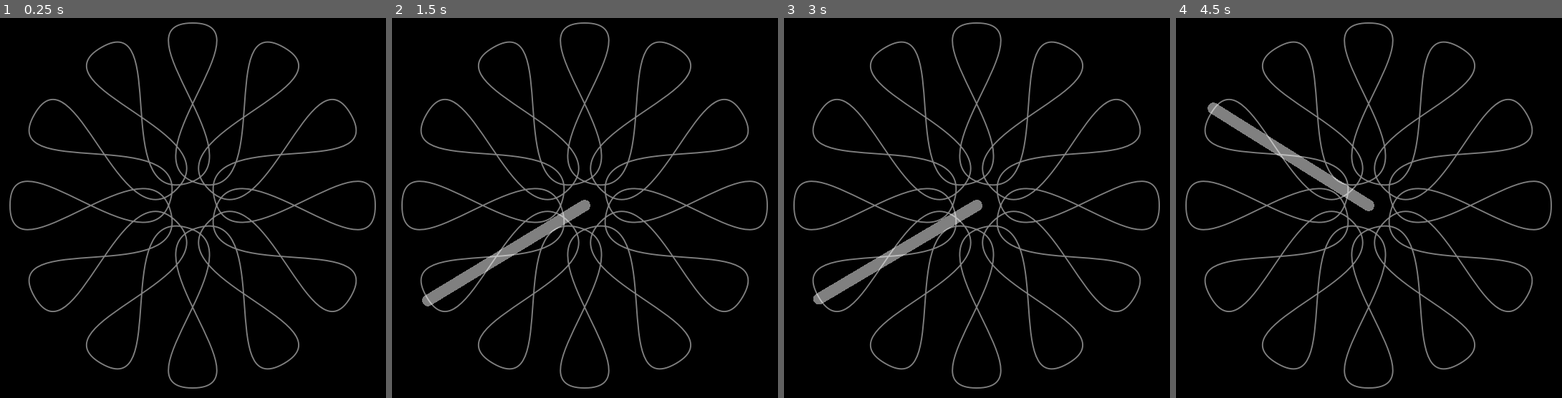
Above: before the commit, frames 1-4 (left to right).
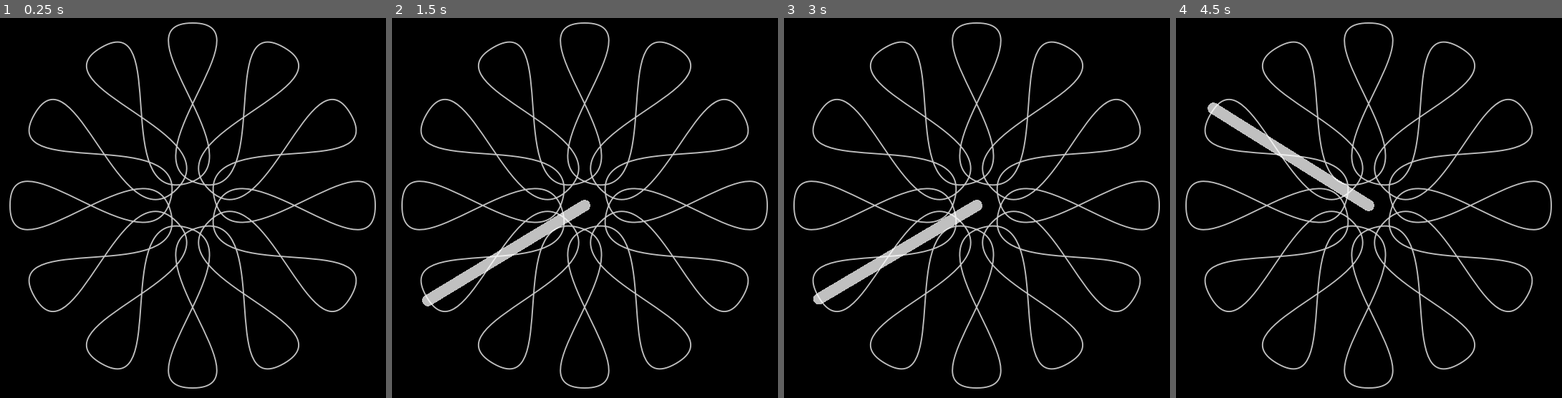
Above: after the commit, the same moments.

Repository: Saegor/chroma
Game: Godot game, scene res://Main.tscn
The game is run twice, just before and just after one commit, with the same random seed, the same clock (stepped at 60 frames per second) and the same inputs.
Inputs (mouse positions are in pixels of both pictures, inside the frame that each line leads up to):
- Up to frame 1 (0.25 s): no input
- Up to frame 2 (1.5 s): tap Enter at 0.5 s; move the mouse to (685, 181) at 0.52 s; click (685, 181) at 0.67 s; drag from (492, 227) to (561, 295) at 1.27 s
- Up to frame 3 (3 s): move the mouse to (1023, 105) at 2.02 s; click (1023, 105) at 2.17 s; drag from (953, 295) to (838, 135) at 2.77 s
- Up to frame 4 (4.5 s): move the mouse to (1507, 272) at 3.52 s; click (1507, 272) at 3.67 s; drag from (1230, 135) to (1299, 90) at 4.27 s

The runs differ from the first frame. In frame 1, 4.7% of the frame differs, in the area x 2-98%, y 1-98%; in frame 2, 6.1%; in frame 3, 6.1%; in frame 4, 6.1%.

Commit message:
Update 2

Diff:
--- a/Main.gd
+++ b/Main.gd
@@ -1,20 +1,20 @@
 extends Node
 
 
-var Note: PackedScene = load("res://Note.tscn")
+var Note: PackedScene = preload("res://Note.tscn")
 
 
 func _unhandled_input(event):
 
     if event is InputEventScreenTouch or event is InputEventScreenDrag:
 
-        var note_name: String = "NOTE_" + str(event.get_index())
         var note: Node
-        if has_node(note_name):
-            note = get_node(note_name)
+        var n: String = "Note_" + str(event.get_index())
+        if has_node(n):
+            note = get_node(n)
         else:
             note = Note.instantiate()
-            note.set_name(note_name)
+            note.set_name(n)
             add_child(note)
 
         var pos: Vector2 = event.get_position()
@@ -33,3 +33,4 @@
                 note.get_node("AnimationPlayer").play("note_on")
             else:
                 note.get_node("AnimationPlayer").play("note_off")
+                note.set_name(str(note.get_instance_id()))
--- a/Main.tscn
+++ b/Main.tscn
@@ -9,5 +9,5 @@
 [node name="Camera2D" type="Camera2D" parent="."]
 
 [node name="Sprite2D" type="Sprite2D" parent="."]
-self_modulate = Color(1, 1, 1, 0.501961)
+self_modulate = Color(1, 1, 1, 0.752941)
 texture = ExtResource("3_2cgvy")
--- a/Note.tscn
+++ b/Note.tscn
@@ -26,19 +26,19 @@
 "times": PackedFloat32Array(0),
 "transitions": PackedFloat32Array(1),
 "update": 0,
-"values": [-60.0]
+"values": [0.0]
 }
 tracks/2/type = "value"
 tracks/2/imported = false
 tracks/2/enabled = true
-tracks/2/path = NodePath("Line2D:default_color")
+tracks/2/path = NodePath("Line2D:self_modulate")
 tracks/2/interp = 1
 tracks/2/loop_wrap = true
 tracks/2/keys = {
 "times": PackedFloat32Array(0),
 "transitions": PackedFloat32Array(1),
 "update": 0,
-"values": [Color(1, 1, 1, 0.501961)]
+"values": [Color(1, 1, 1, 1)]
 }
 
 [sub_resource type="Animation" id="Animation_mt5xi"]
@@ -67,31 +67,31 @@
 "update": 0,
 "values": [0.0, -80.0]
 }
-tracks/2/type = "value"
+tracks/2/type = "method"
 tracks/2/imported = false
 tracks/2/enabled = true
-tracks/2/path = NodePath("Line2D:default_color")
+tracks/2/path = NodePath(".")
 tracks/2/interp = 1
 tracks/2/loop_wrap = true
 tracks/2/keys = {
-"times": PackedFloat32Array(0, 0.3),
-"transitions": PackedFloat32Array(2, 1),
-"update": 0,
-"values": [Color(1, 1, 1, 0.501961), Color(1, 1, 1, 0)]
-}
-tracks/3/type = "method"
-tracks/3/imported = false
-tracks/3/enabled = true
-tracks/3/path = NodePath(".")
-tracks/3/interp = 1
-tracks/3/loop_wrap = true
-tracks/3/keys = {
 "times": PackedFloat32Array(0.3),
 "transitions": PackedFloat32Array(1),
 "values": [{
 "args": [],
 "method": &"queue_free"
 }]
+}
+tracks/3/type = "value"
+tracks/3/imported = false
+tracks/3/enabled = true
+tracks/3/path = NodePath("Line2D:self_modulate")
+tracks/3/interp = 1
+tracks/3/loop_wrap = true
+tracks/3/keys = {
+"times": PackedFloat32Array(0, 0.3),
+"transitions": PackedFloat32Array(1, 1),
+"update": 0,
+"values": [Color(1, 1, 1, 1), Color(1, 1, 1, 0)]
 }
 
 [sub_resource type="Animation" id="Animation_v850q"]
@@ -123,14 +123,14 @@
 tracks/2/type = "value"
 tracks/2/imported = false
 tracks/2/enabled = true
-tracks/2/path = NodePath("Line2D:default_color")
+tracks/2/path = NodePath("Line2D:self_modulate")
 tracks/2/interp = 1
 tracks/2/loop_wrap = true
 tracks/2/keys = {
 "times": PackedFloat32Array(0, 0.1),
-"transitions": PackedFloat32Array(0.125, 1),
+"transitions": PackedFloat32Array(1, 1),
 "update": 0,
-"values": [Color(1, 1, 1, 0), Color(1, 1, 1, 0.501961)]
+"values": [Color(1, 1, 1, 0), Color(1, 1, 1, 1)]
 }
 
 [sub_resource type="AnimationLibrary" id="AnimationLibrary_jgq1k"]
@@ -144,12 +144,11 @@
 
 [node name="AudioStreamPlayer" type="AudioStreamPlayer" parent="."]
 stream = ExtResource("1_gthvu")
-volume_db = -60.0
 
 [node name="Line2D" type="Line2D" parent="."]
 points = PackedVector2Array(0, 0, -256, 0)
 width = 16.0
-default_color = Color(1, 1, 1, 0.501961)
+default_color = Color(1, 1, 1, 0.752941)
 begin_cap_mode = 2
 end_cap_mode = 2
 
--- a/circle.svg
+++ b/circle.svg
@@ -65,7 +65,7 @@
      transform="translate(-37.313767,-80.813767)">
     <path
        sodipodi:type="star"
-       style="fill:none;fill-opacity:1;stroke:#ffffff;stroke-width:0.49769442;stroke-linecap:round;stroke-linejoin:round;stroke-miterlimit:4;stroke-dasharray:none;stroke-dashoffset:0;stroke-opacity:1"
+       style="fill:none;fill-opacity:1;stroke:#ffffff;stroke-width:0.497694;stroke-linecap:round;stroke-linejoin:round;stroke-miterlimit:4;stroke-dasharray:none;stroke-dashoffset:0;stroke-opacity:1"
        id="path836"
        sodipodi:sides="12"
        sodipodi:cx="105"
Not shown, changed: .gitignore
Not shown, added: update_git.sh
